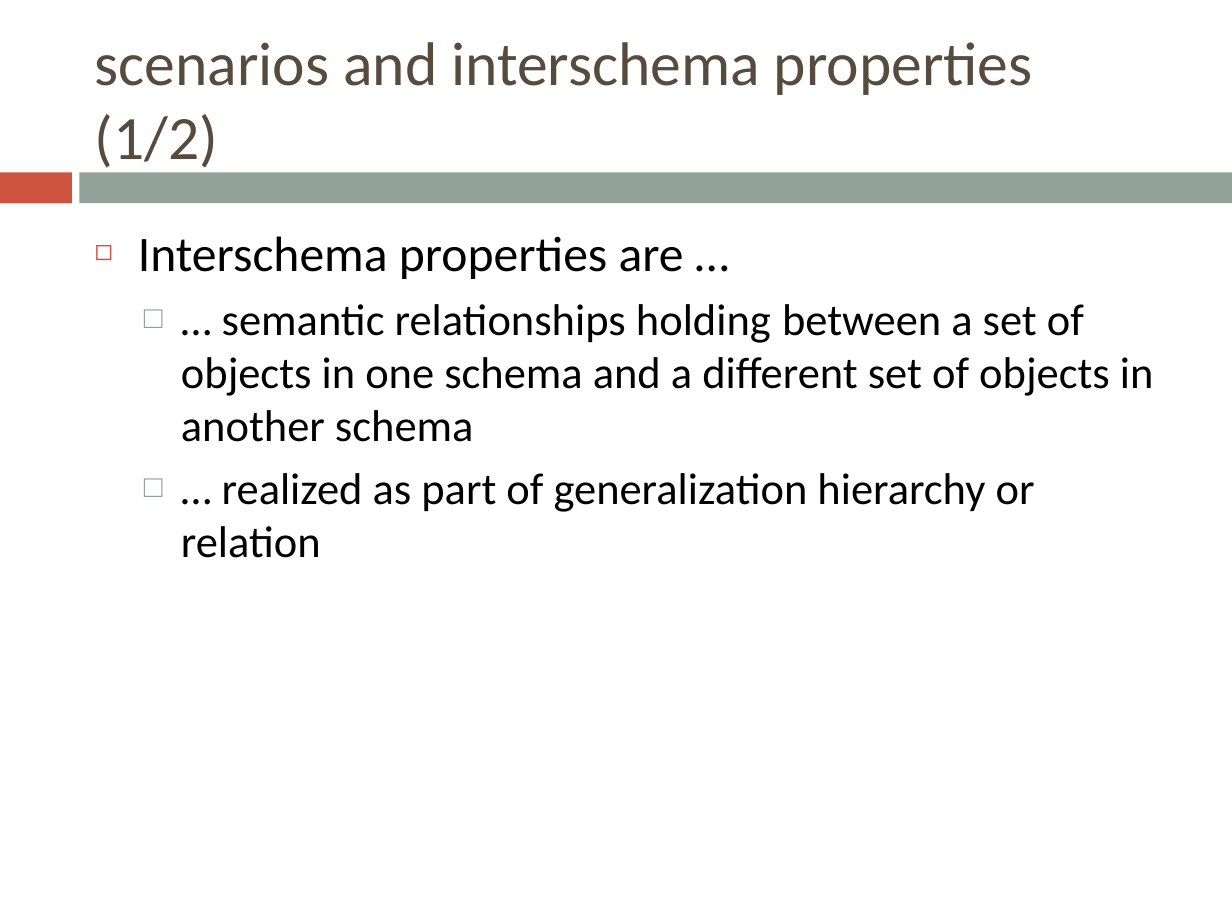
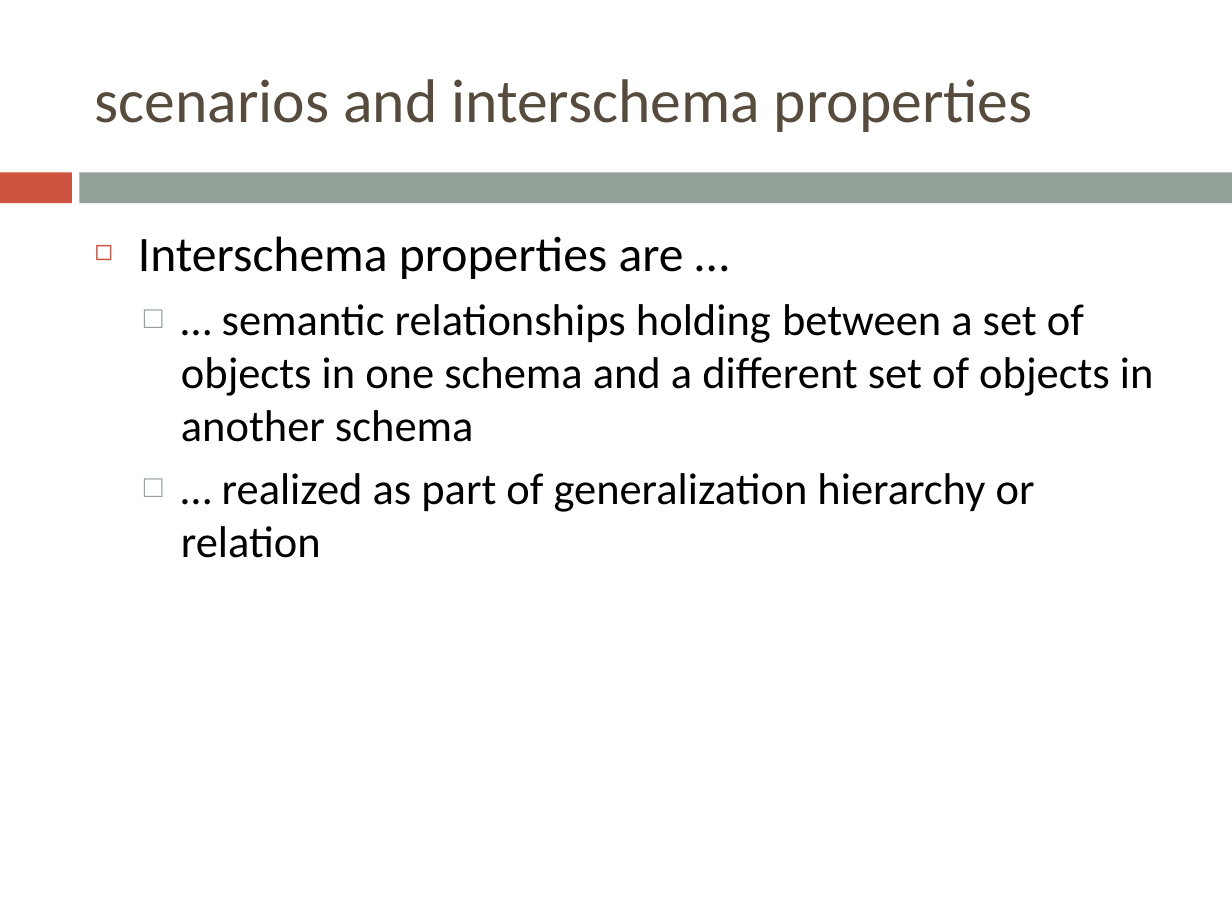
Before and after one commit to bugxd/DBTech, a slide deck: slide 21 of Assignment_4.pptx. Drawn at 1232x924 pixels with LibreOffice and Linux fonts; fonts in the diff are those of the drawing. Boxes give left, top, right and bottom in pixels: in the first picture for what was removed or moved away, otherwise in the second. Text is boxed around its words. In the diff, an @@ line names an element or a change of style, - is before the commit and + after.

```diff
--- a/Assignment_4.pptx
+++ b/Assignment_4.pptx
@@ title at bbox=[95, 79, 1033, 132]: text changed @@
-scenarios and interschema properties (1/2)
+scenarios and interschema properties
```
Also in this commit, not shown: 5 other slides changed.
